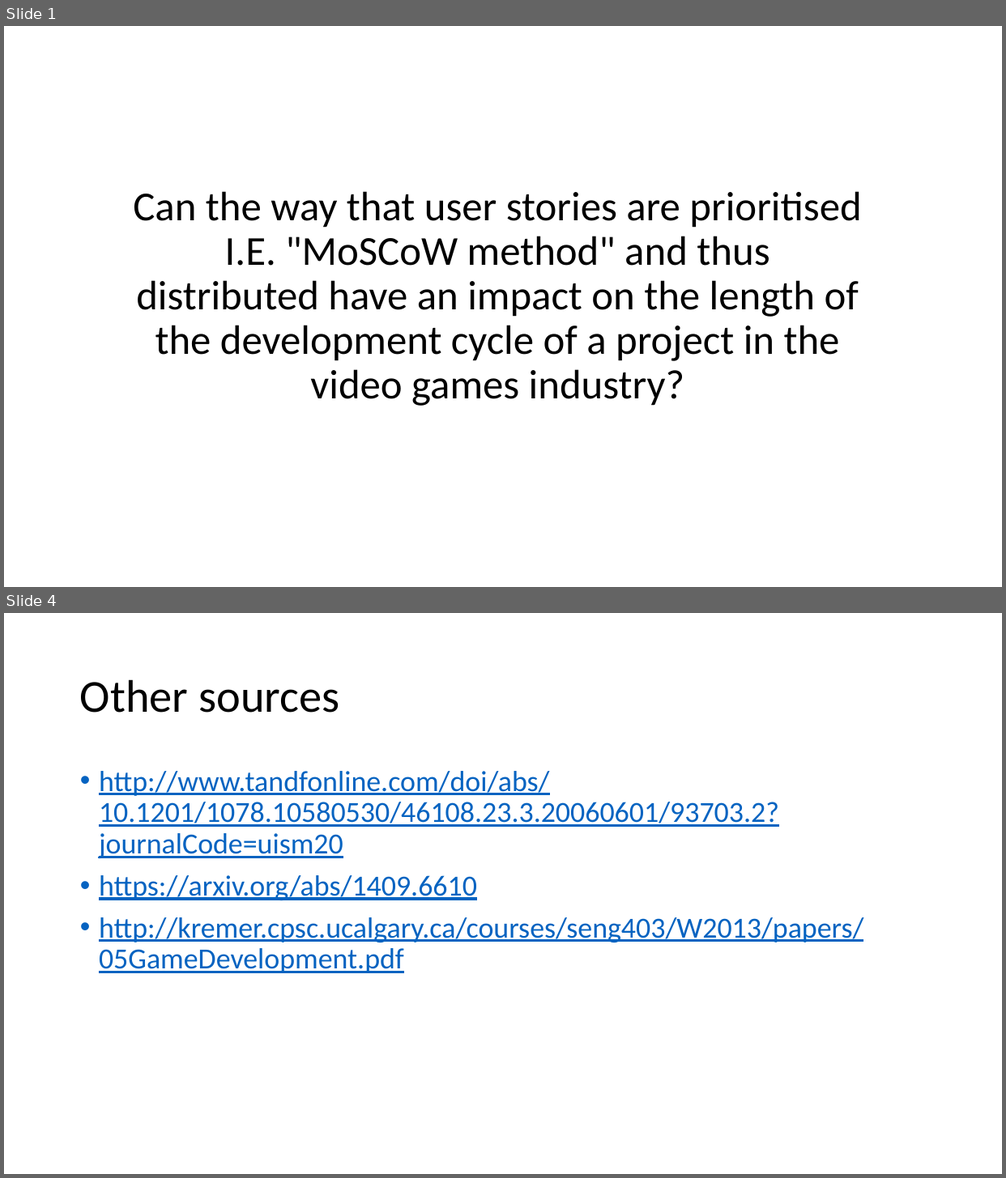
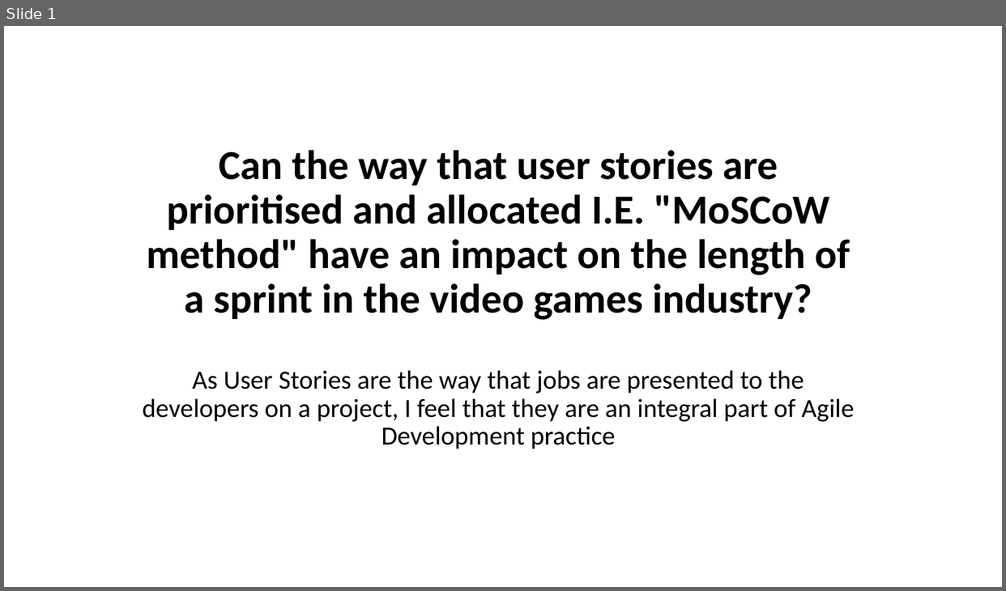
Before and after one commit to jack-maber/comp150-agile, a slide deck: Agilequestion.pptx. Shown one above the other, each under a label of ours: slides 1 and 4 before the commit, slide 1 after it; the slides between them are not shown. The pictures are 1006x1178 and 1006x591 pixels, drawn with LibreOffice and Linux fonts; fonts in the diff are those of the drawing. Boxes give left, top, right and bottom in pixels: in the first picture for what was removed or moved away, otherwise in the second. Text is boxed around its words. In the diff, an @@ line names an element or a change of style, - is before the commit and + after.

```diff
--- a/Agilequestion.pptx
+++ b/Agilequestion.pptx
@@ slide 4 removed at (x1=4, y1=613, x2=1002, y2=1174), background #FFFFFF @@
@@ title removed at (x1=80, y1=679, x2=339, y2=713) @@
-Other sources
@@ text removed at (x1=99, y1=771, x2=863, y2=973) @@
-• http://www.tandfonline.com/doi/abs/10.1201/1078.10580530/46108.23.3.20060601/93703.2?journalCode=uism20
-• https://arxiv.org/abs/1409.6610
-• http://kremer.cpsc.ucalgary.ca/courses/seng403/W2013/papers/05GameDevelopment.pdf
@@ slide 1 changed as well @@
@@ title at (x1=143, y1=150, x2=854, y2=450): text changed; bold on @@
-Can the way that user stories are prioritised I.E. "MoSCoW method" and thus distributed have an impact on the length of the development cycle of a project in the video games industry?
+Can the way that user stories are prioritised and allocated I.E. "MoSCoW method" have an impact on the length of a sprint in the video games industry?
+As User Stories are the way that jobs are presented to the developers on a project, I feel that they are an integral part of Agile Development practice
```
Also in this commit, not shown: 2 slides added, 2 other slides removed, 1 other file.
